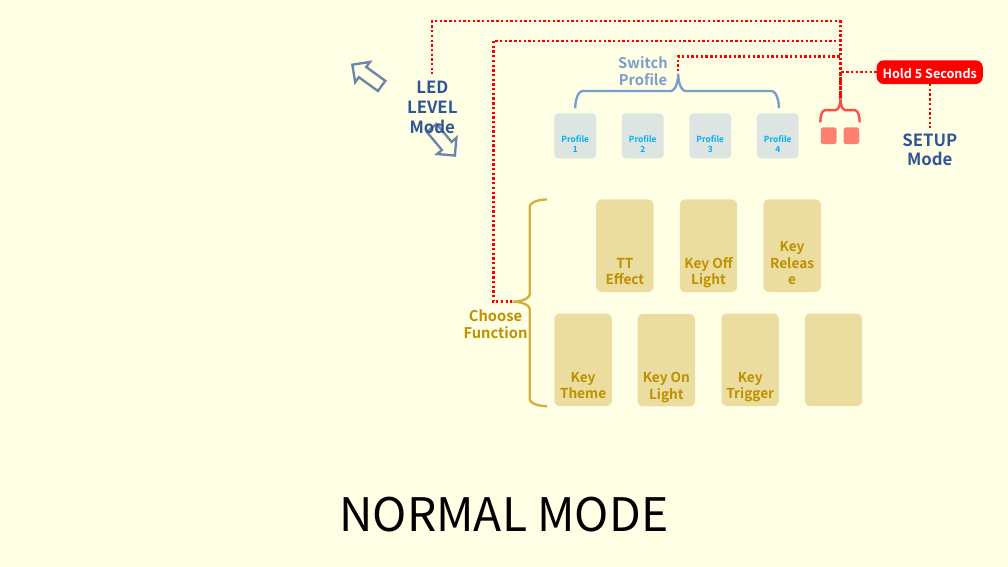
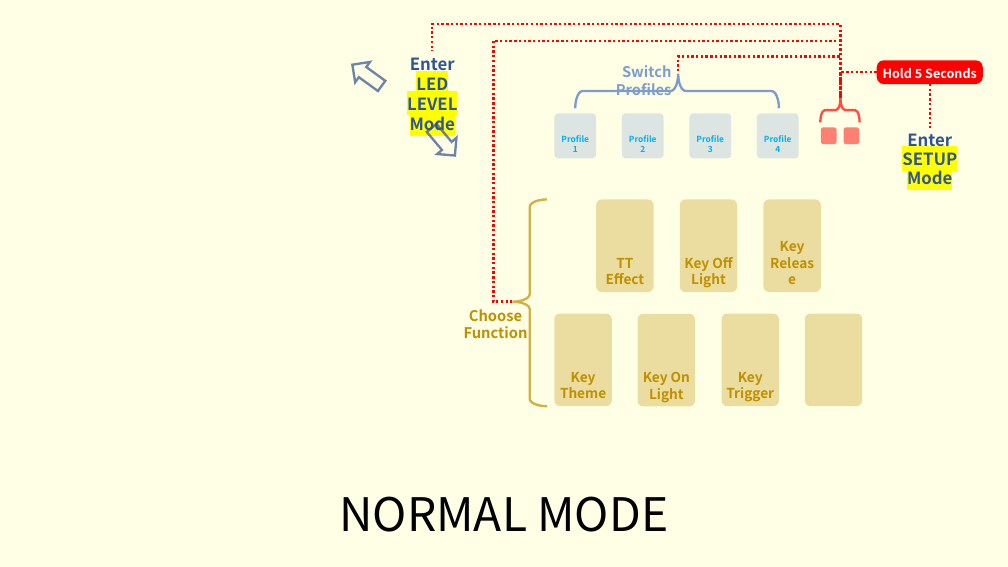
Before and after one commit to whowechina/iidx_pico, a slide deck: slide 3 of doc/IIDX_Pico_Manual.pptx (slide 4 before the commit). Drawn at 1008x567 pixels with LibreOffice and Linux fonts; fonts in the diff are those of the drawing; background and template pictures are left out. Boxes give left, top, right and bottom in pixels: in the first picture for what was removed or moved away, otherwise in the second. Text is boxed around its words. In the diff, an @@ line names an element or a change of style, - is before the commit and + after.

```diff
--- a/doc/IIDX_Pico_Manual.pptx
+++ b/doc/IIDX_Pico_Manual.pptx
@@ elbow line moved from (841, 98) - (433, 74) to (841, 98) - (433, 51) @@
@@ text at bbox=[407, 57, 457, 135]: text changed @@
-LED LEVEL Mode
+Enter
+LED LEVEL
+Mode
@@ text at bbox=[616, 65, 672, 95]: text changed @@
-Switch Profile
+Switch Profiles
@@ text at bbox=[902, 133, 957, 184]: text changed @@
-SETUP Mode
+Enter
+SETUP
+Mode
```
Also in this commit, not shown: 9 other slides changed, 10 slides added, 1 slide removed.
